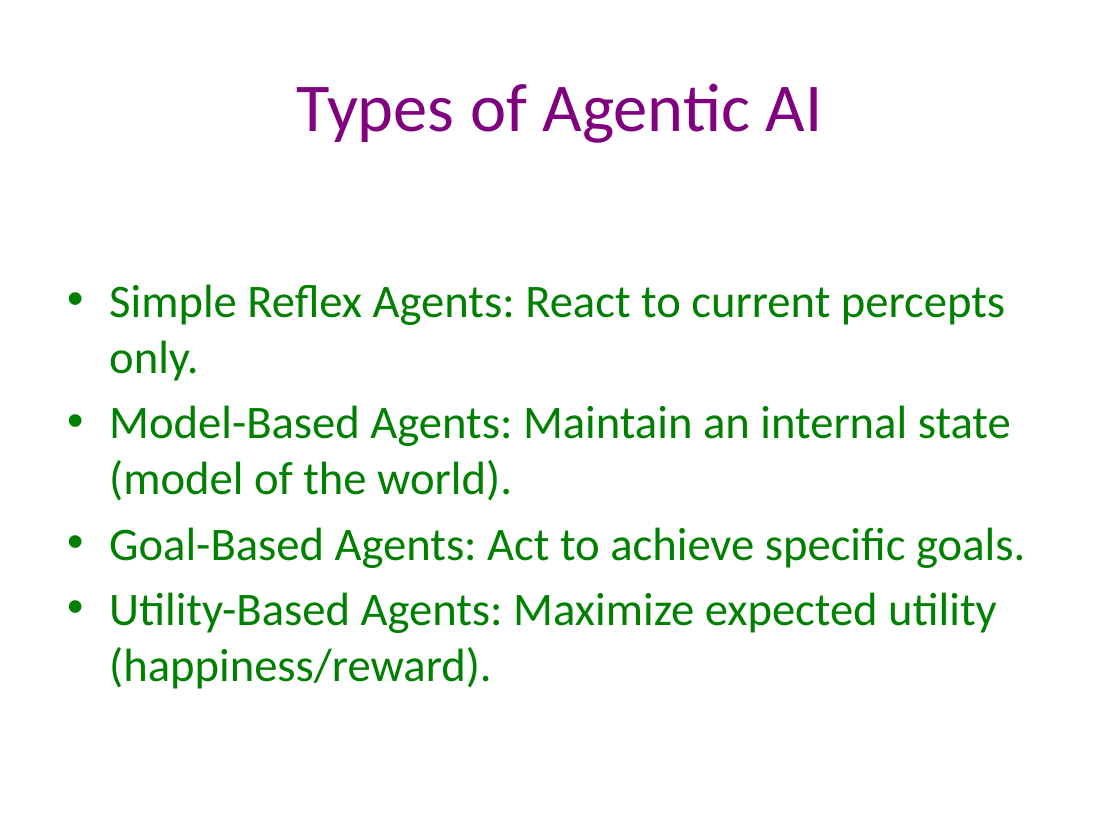
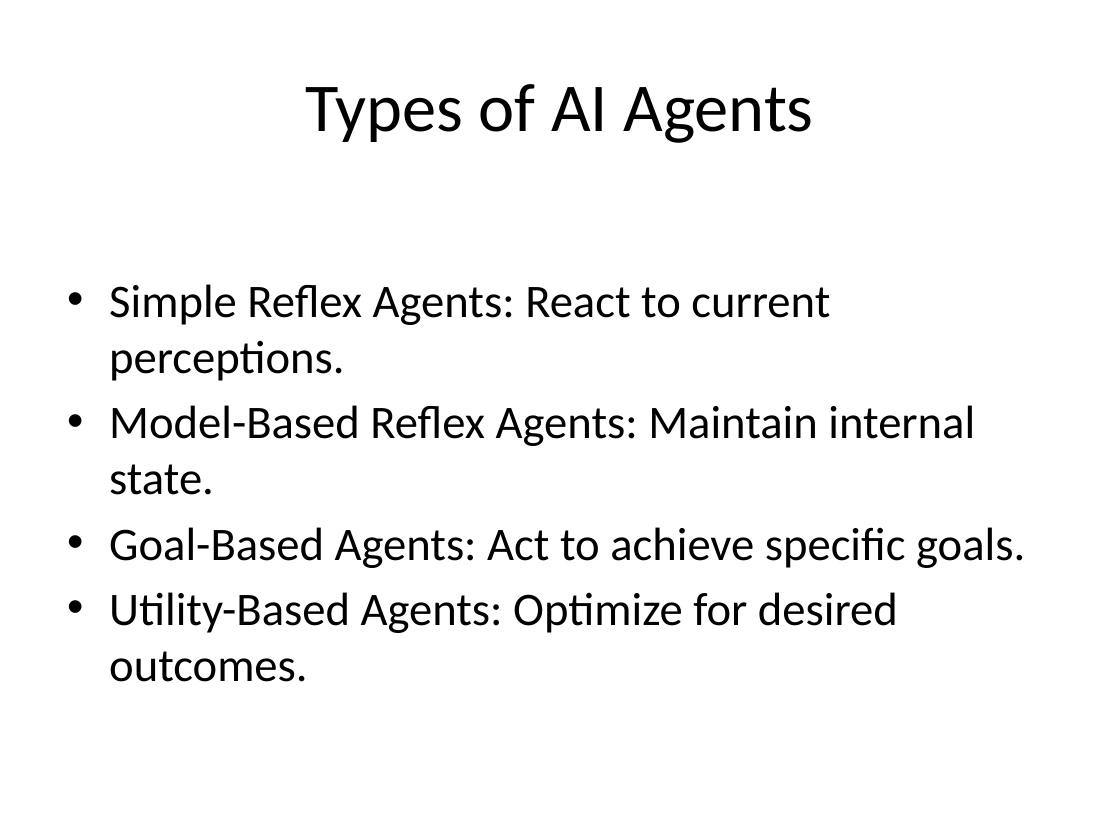
Before and after one commit to Anish-CodeDev/Desktop_AI_Agent, a slide deck: slide 4 of presentation.pptx (slide 3 before the commit). Drawn at 1120x840 pixels with LibreOffice and Linux fonts; fonts in the diff are those of the drawing. Boxes give left, top, right and bottom in pixels: in the first picture for what was removed or moved away, otherwise in the second. Text is boxed around its words. In the diff, an @@ line names an element or a change of style, - is before the commit and + after.

```diff
--- a/presentation.pptx
+++ b/presentation.pptx
@@ title at (x1=305, y1=84, x2=813, y2=143): text changed; text colour #800080 to #000000 @@
-Types of Agentic AI
+Types of AI Agents
@@ text at (x1=109, y1=284, x2=975, y2=495): text changed; text colour #008000 to #000000 @@
-• Simple Reflex Agents: React to current percepts only.
-• Model-Based Agents: Maintain an internal state (model of the world).
+• Simple Reflex Agents: React to current perceptions.
+• Model-Based Reflex Agents: Maintain internal state.
@@ text at (x1=109, y1=527, x2=1025, y2=568): text colour #008000 to #000000 in "Goal-Based Agents: Act to achieve specific goals." @@
@@ text at (x1=109, y1=592, x2=898, y2=682): text changed; text colour #008000 to #000000 @@
-• Utility-Based Agents: Maximize expected utility (happiness/reward).
+• Utility-Based Agents: Optimize for desired outcomes.
```
Also in this commit, not shown: 8 other slides changed, 1 slide removed, 7 other files.
